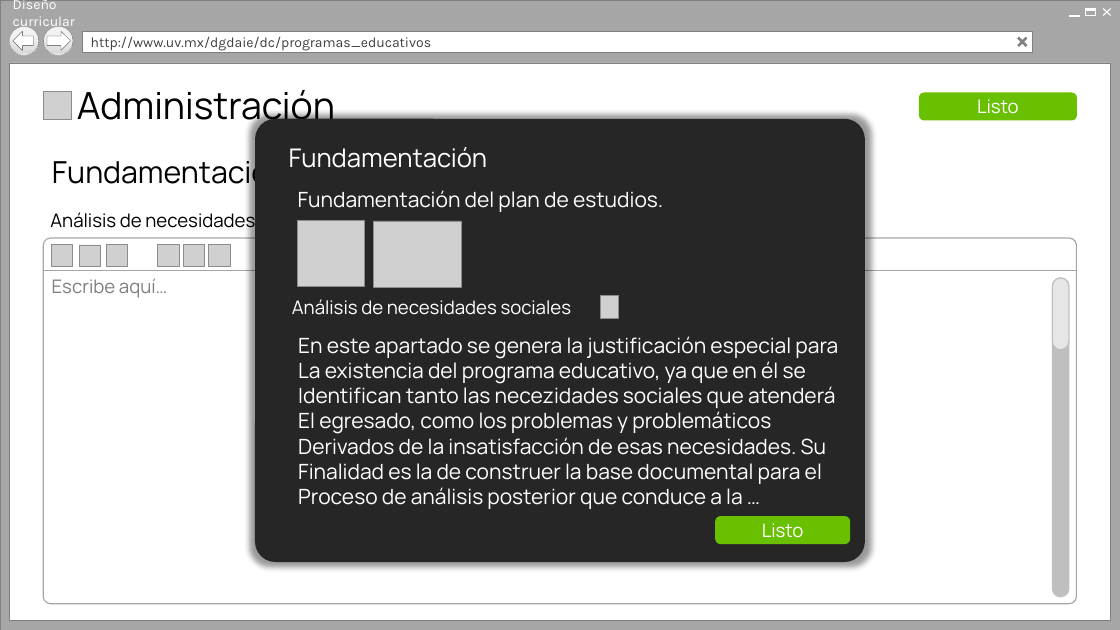
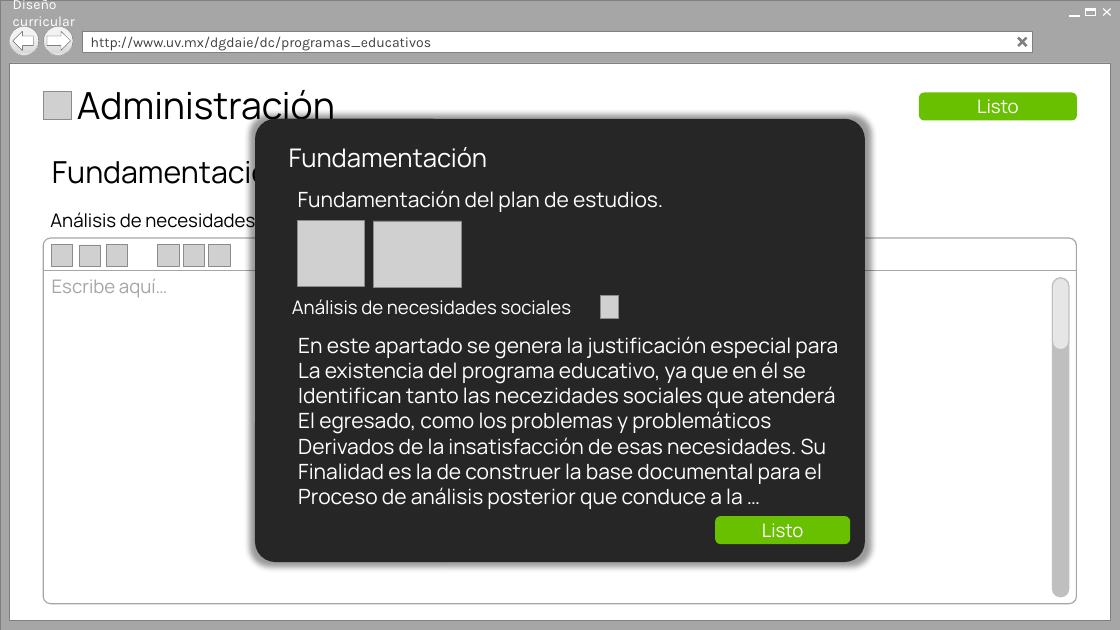
Before and after one commit to Senzho/DISENO_CURRICULAR_SS_05_2019, a slide deck: slide 23 of Diseño/Prototipos V2.pptx. Drawn at 1120x630 pixels with LibreOffice and Linux fonts; fonts in the diff are those of the drawing; grey boxes stand for pictures; background and template pictures are left out. Boxes give left, top, right and bottom in pixels: in the first picture for what was removed or moved away, otherwise in the second. Text is boxed around its words. In the diff, an @@ line names an element or a change of style, - is before the commit and + after.

```diff
--- a/Diseño/Prototipos V2.pptx
+++ b/Diseño/Prototipos V2.pptx
@@ text "Escribe aquí…" at (52, 278, 168, 298): text colour #808080 to #A6A6A6 @@
```
Also in this commit, not shown: 6 other slides changed, 5 slides added.
